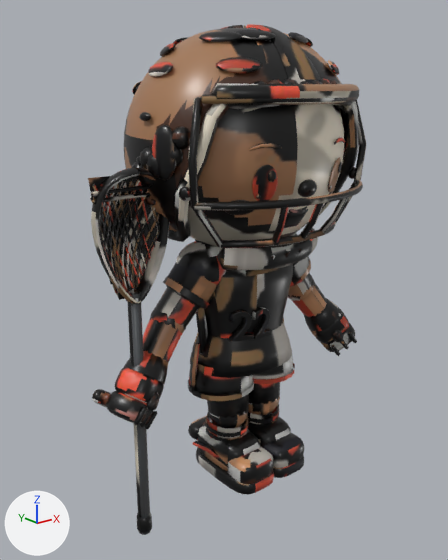
Before and after pictures for a commit that changed the Blender file 3D/Production/Characters/BoyField/LaxAttack_lax_boy_field_v9.blend.
One viewpoint serves both versions: a 50 mm lens placed at (-1.249, -1.466, 1.264), pointed at (-0.044, 0.041, 0.661). Arrows for +X, +Y and +Z are at lower left; the lights stay in place. The first picture is the older version.

The first picture shows 'lax_boy_field_body'.
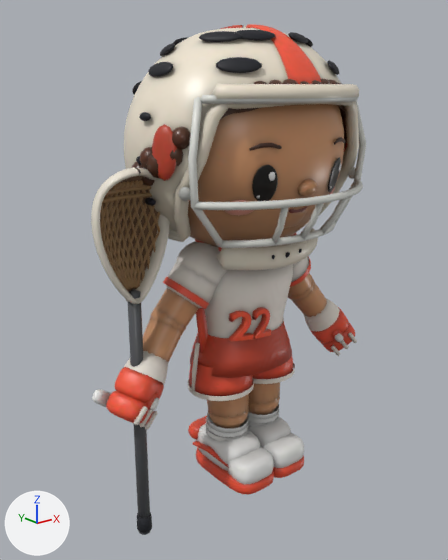
Edits to the scene script, one JSON object a line:
```json
{"block": "me_lax_boy_field_body", "where": "me_lax_boy_field_body.from_pydata(...)  # 23557 vertices, 24664 faces; spans x -0.54..0.54, y -0.34..0.35, z -0.1..1.43"}
{"block": "me_lax_boy_field_body", "where": "# used by ob_lax_boy_field_body; location = (0.0, 0.0, 0.0)"}
{"block": "me_lax_boy_field_body", "change": "me_lax_boy_field_body part 1: 389 vertices moved from x -0.53..0.16, y -0.27..0.04, z 0.7..1.05 to x -0.51..0.16, y -0.27..0.04, z 0.7..1.05; 277 vertices removed from x -0.53..0.17, y -0.27..0.04, z 0.7..1.05; 277 vertices added at x -0.5..0.16, y -0.27..0.04, z 0.7..1.05"}
{"block": "me_lax_boy_field_body", "change": "me_lax_boy_field_body part 2: 23215 kept faces spanning x -0.54..0.54, y -0.34..0.35, z -0.1..1.43 get new texture (UV) coordinates"}
```

Boxes [x1, y1, x2, y2] around the edits, measured in the pictures (448 x 560 px; the box of a moved part takes in the faces that stretch with it):
```json
{"object": "lax_boy_field_body", "change": "reshaped", "before": [88, 24, 366, 535], "after": [91, 24, 366, 535]}
{"part": 1, "of": "me_lax_boy_field_body", "change": "moved or reshaped", "before": [88, 162, 342, 300], "after": [100, 164, 341, 292]}
{"part": 2, "of": "me_lax_boy_field_body", "change": "surface changed", "before": [91, 24, 366, 533], "after": [91, 24, 366, 533], "on screen": "lighter"}
```
